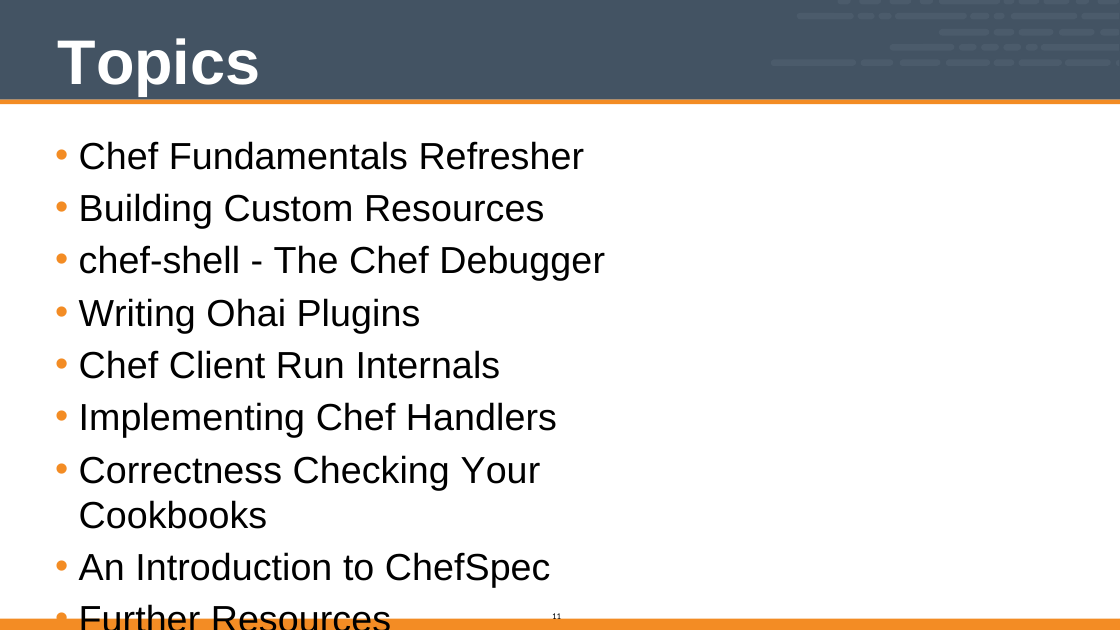
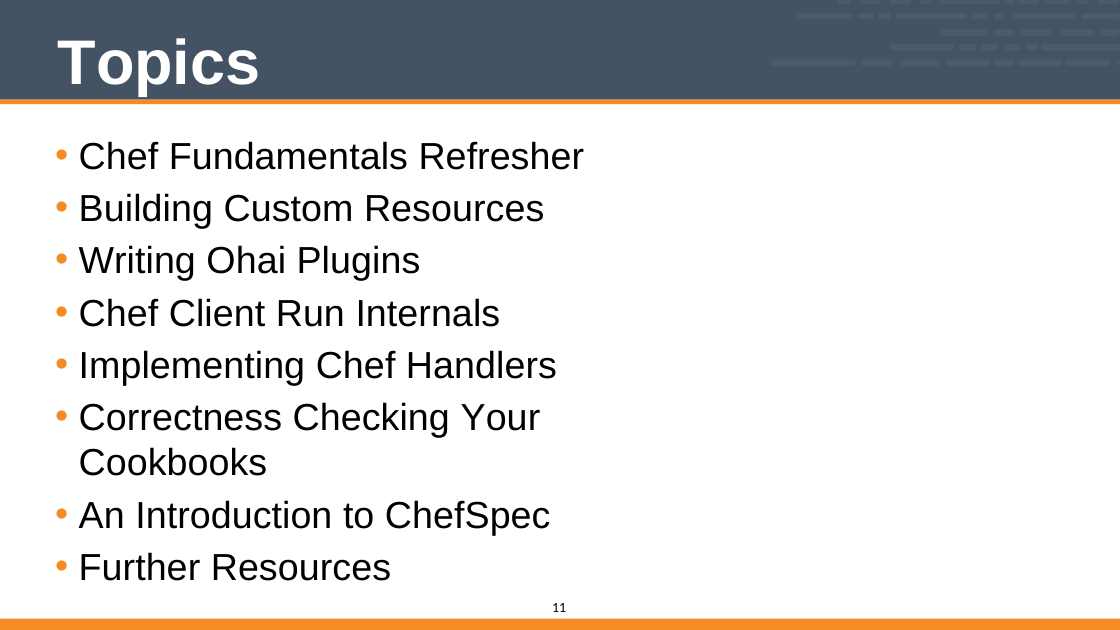
Before and after one commit to vinyar/chef-intermediate, a slide deck: slide 11 of Modules/01-Chef_Intermediate.pptx. Drawn at 1120x630 pixels with LibreOffice and Linux fonts; fonts in the diff are those of the drawing. Boxes give left, top, right and bottom in pixels: in the first picture for what was removed or moved away, otherwise in the second. Text is boxed around its words. In the diff, an @@ line names an element or a change of style, - is before the commit and + after.

```diff
--- a/Modules/01-Chef_Intermediate.pptx
+++ b/Modules/01-Chef_Intermediate.pptx
@@ text at (79,245,605,281): paragraph removed @@
-• chef-shell - The Chef Debugger
@@ page number: place and size @@
-page number at (552,612,561,622)
+page number at (552,603,566,612)
@@ page number at (552,603,566,612): size 10 to 16 pt @@
```
Also in this commit, not shown: 17 other slides changed, 1 slide added, 3 slides removed.
